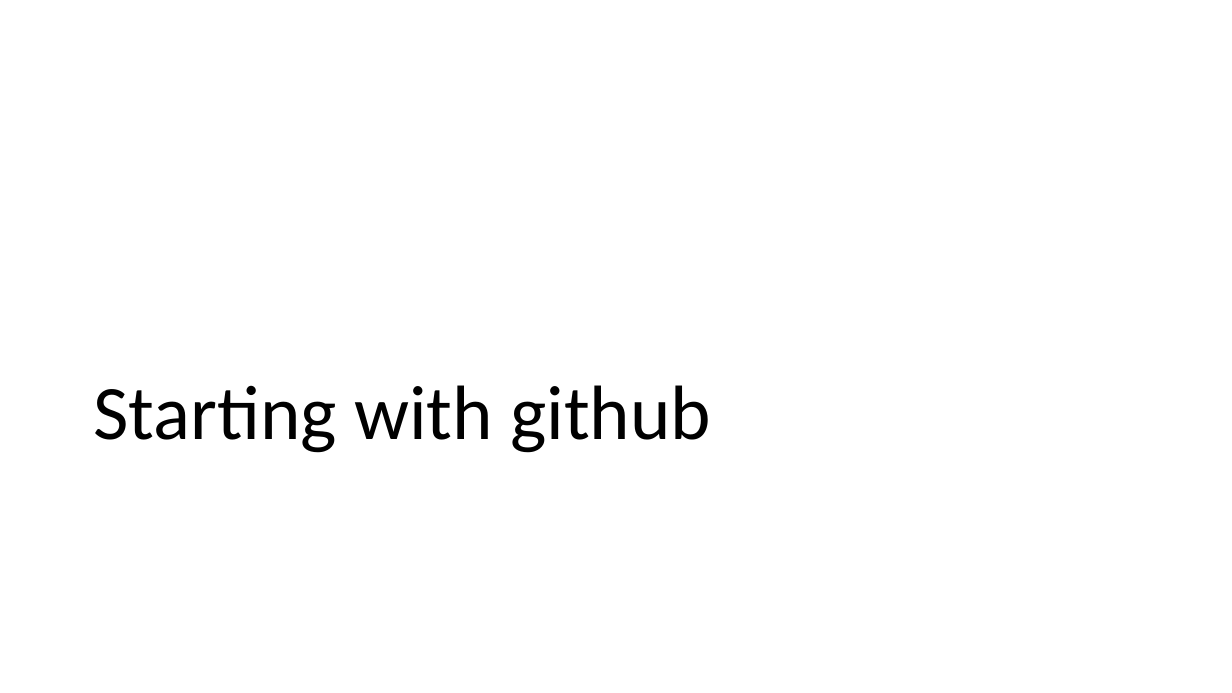
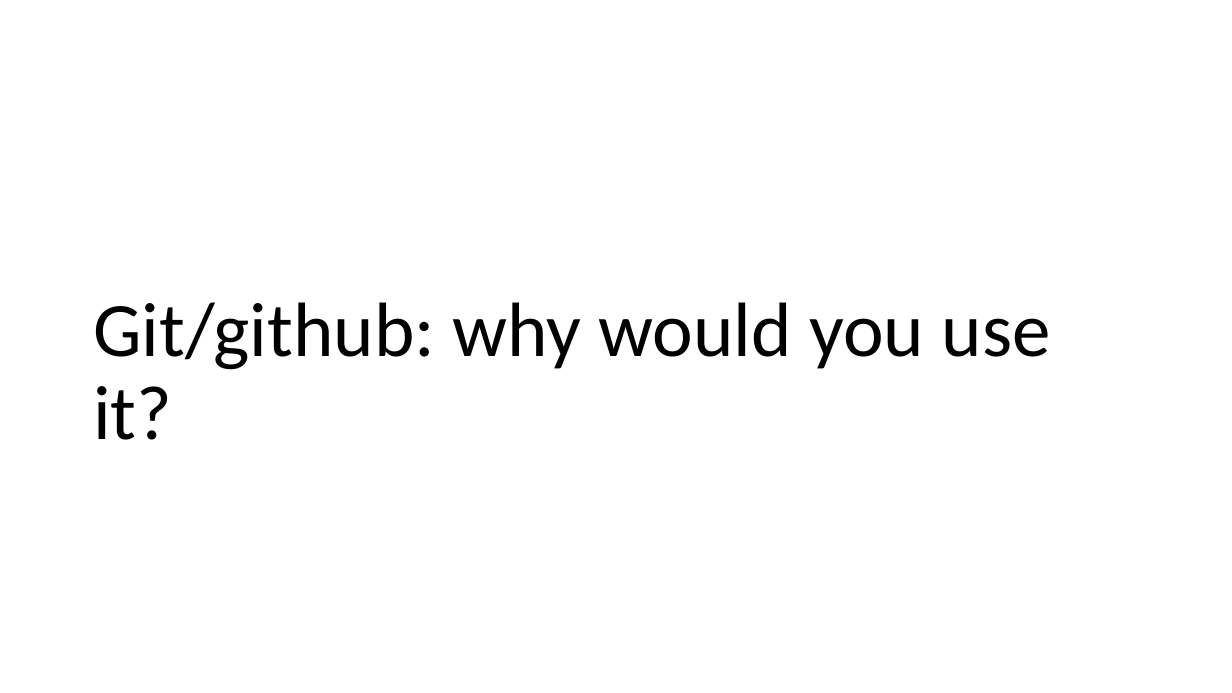
Before and after one commit to VHP4Safety/github_intro_training, a slide deck: slide 3 of powerpoints/github_part1.pptx. Drawn at 1232x693 pixels with LibreOffice and Linux fonts; fonts in the diff are those of the drawing. Boxes give left, top, right and bottom in pixels: in the first picture for what was removed or moved away, otherwise in the second. Text is boxed around its words. In the diff, an @@ line names an element or a change of style, - is before the commit and + after.

```diff
--- a/powerpoints/github_part1.pptx
+++ b/powerpoints/github_part1.pptx
@@ title at bbox=[93, 302, 1051, 440]: text changed @@
-Starting with github
+Git/github: why would you use it?
```
Also in this commit, not shown: 6 other slides changed, 1 slide removed, 8 other files.
